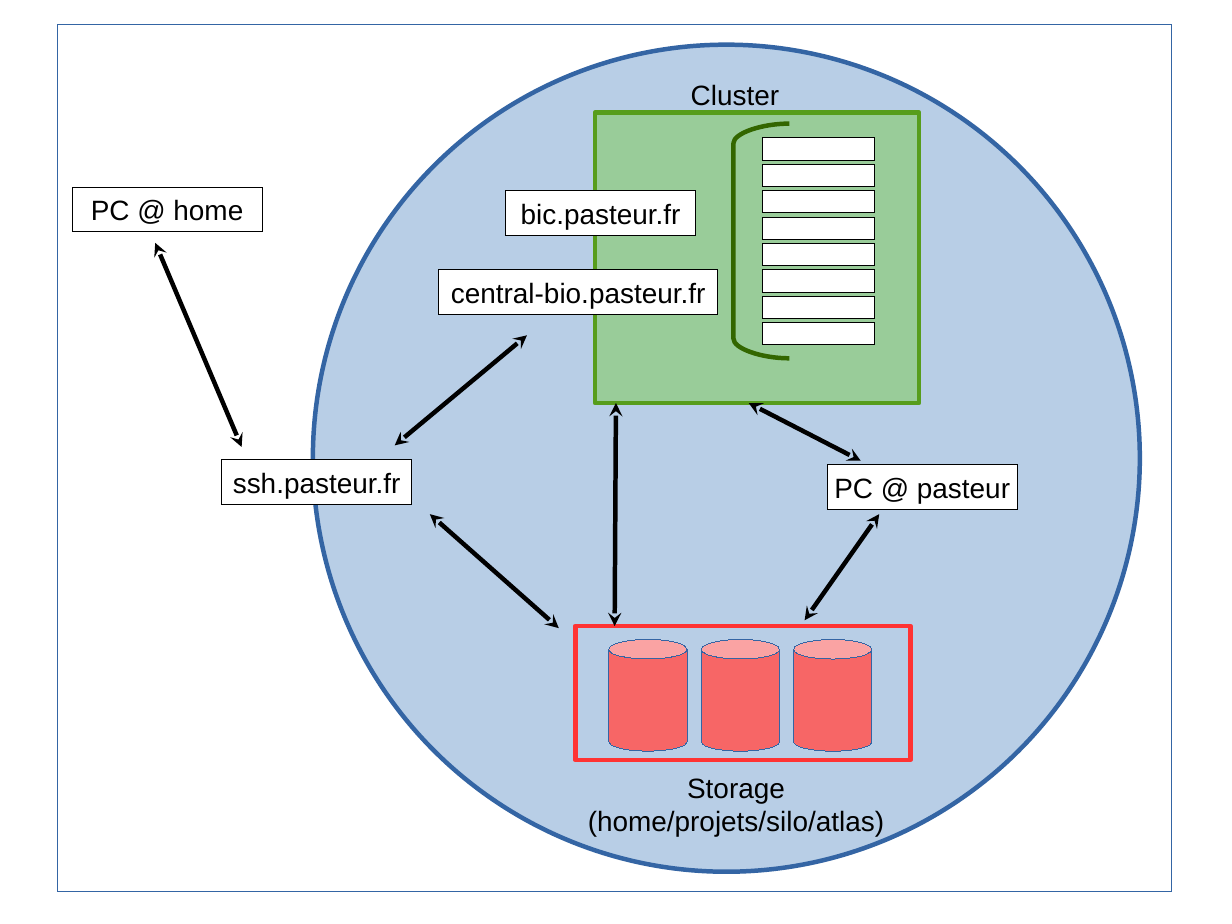
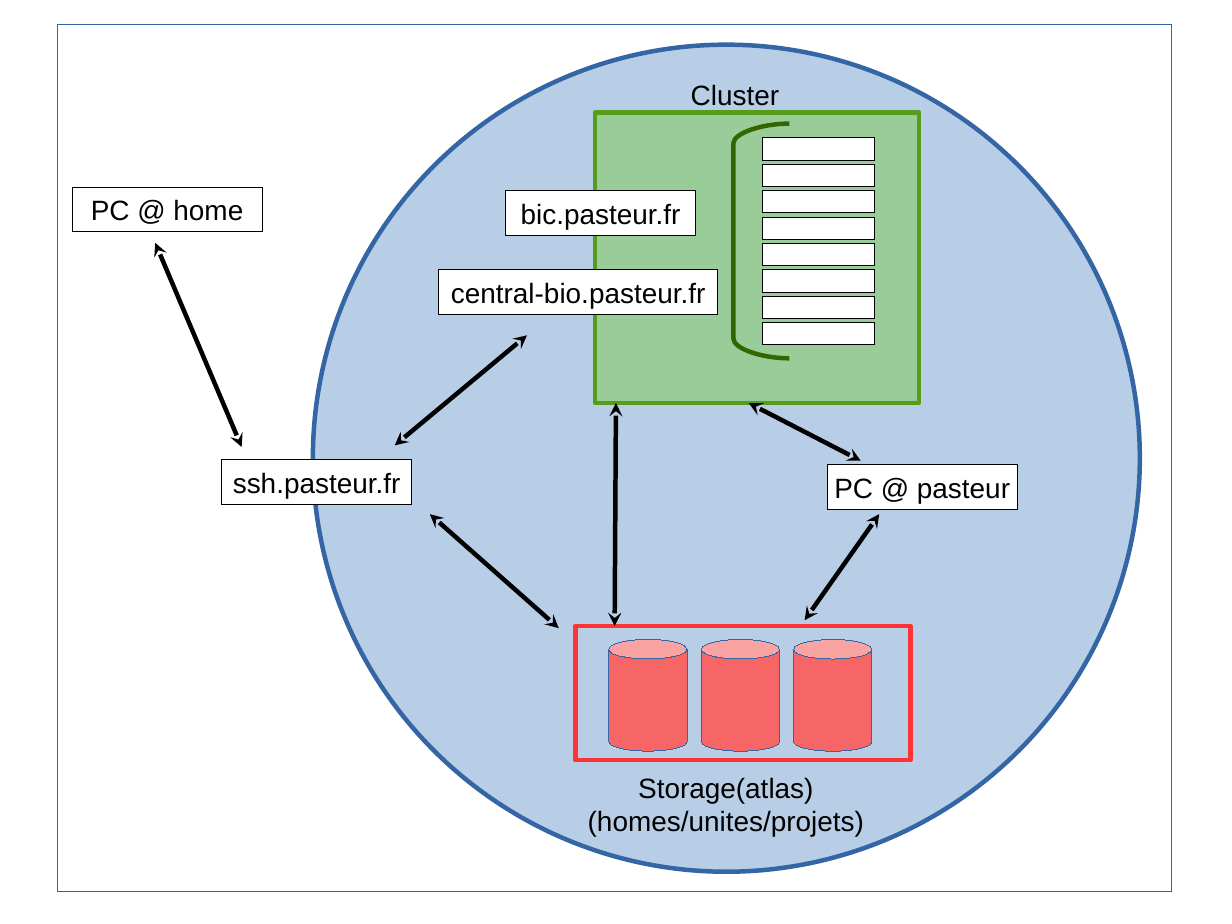
Before and after one commit to C3BI-pasteur-fr/unix-training, a slide deck: slide 1 of schemas.odp. Drawn at 1232x924 pixels with LibreOffice and Linux fonts; fonts in the diff are those of the drawing. Boxes give left, top, right and bottom in pixels: in the first picture for what was removed or moved away, otherwise in the second. Text is boxed around its words. In the diff, an @@ line names an element or a change of style, - is before the commit and + after.

Commit message:
fic schema about pasteur remote server

```diff
--- a/schemas.odp
+++ b/schemas.odp
@@ text at (x1=588, y1=777, x2=864, y2=836): text changed @@
-Storage
-(home/projets/silo/atlas)
+Storage(atlas)
+(homes/unites/projets)
```
